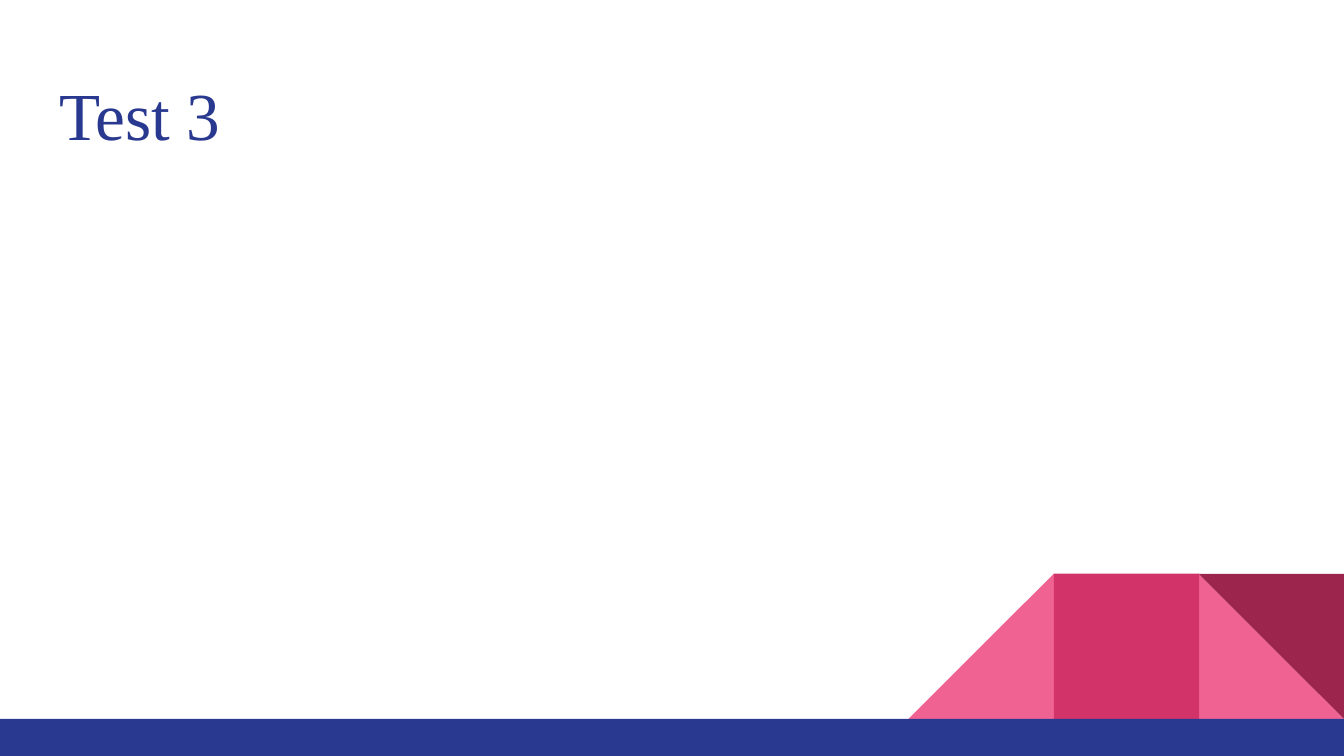
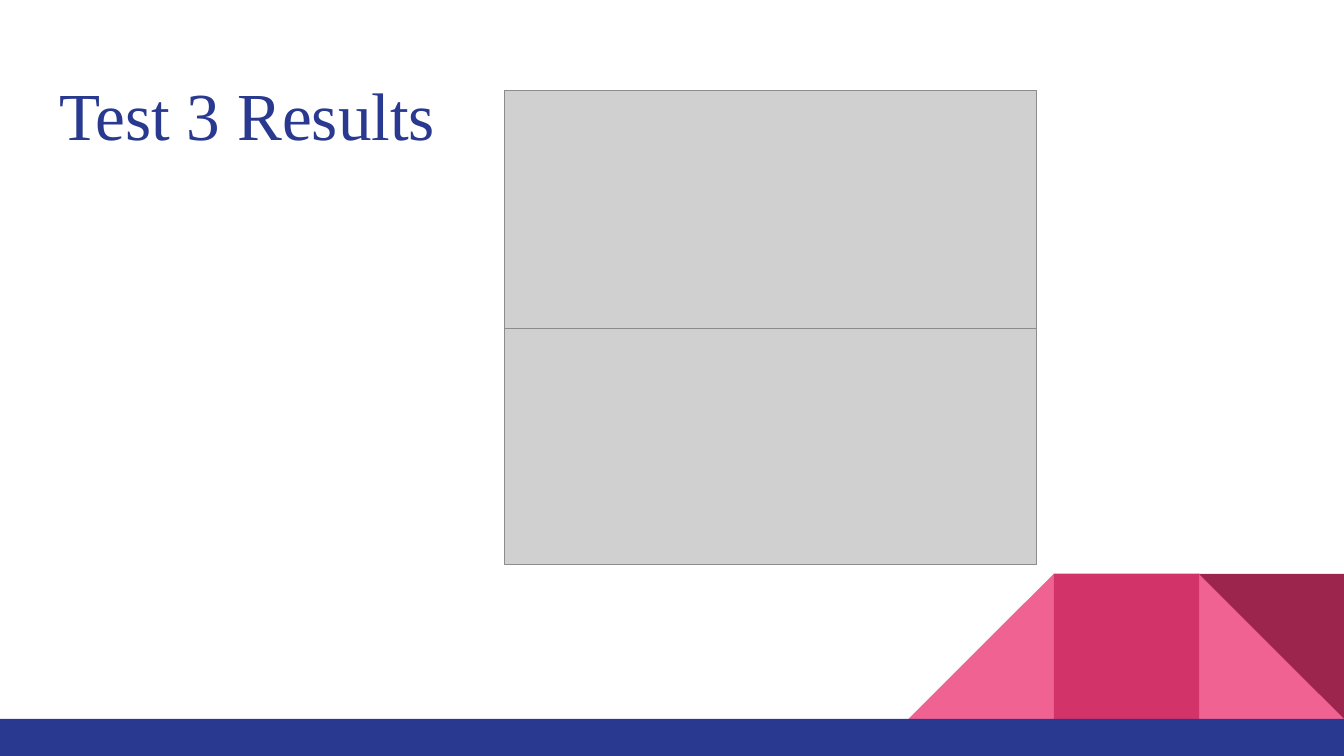
Before and after one commit to i4mTheWalrus/CS487-Proj, a slide deck: slide 12 of CS487P Project Presentation.pptx (slide 10 before the commit). Drawn at 1344x756 pixels with LibreOffice and Linux fonts; fonts in the diff are those of the drawing; grey boxes stand for pictures. Boxes give left, top, right and bottom in pixels: in the first picture for what was removed or moved away, otherwise in the second. Text is boxed around its words. In the diff, an @@ line names an element or a change of style, - is before the commit and + after.

```diff
--- a/CS487P Project Presentation.pptx
+++ b/CS487P Project Presentation.pptx
@@ title at (59,93,435,141): text changed @@
-Test 3
+Test 3 Results
@@ picture added at (505,90,1038,328) @@
@@ picture added at (505,328,1038,564) @@
```
Also in this commit, not shown: 3 other slides changed, 4 slides added, 4 slides removed.
